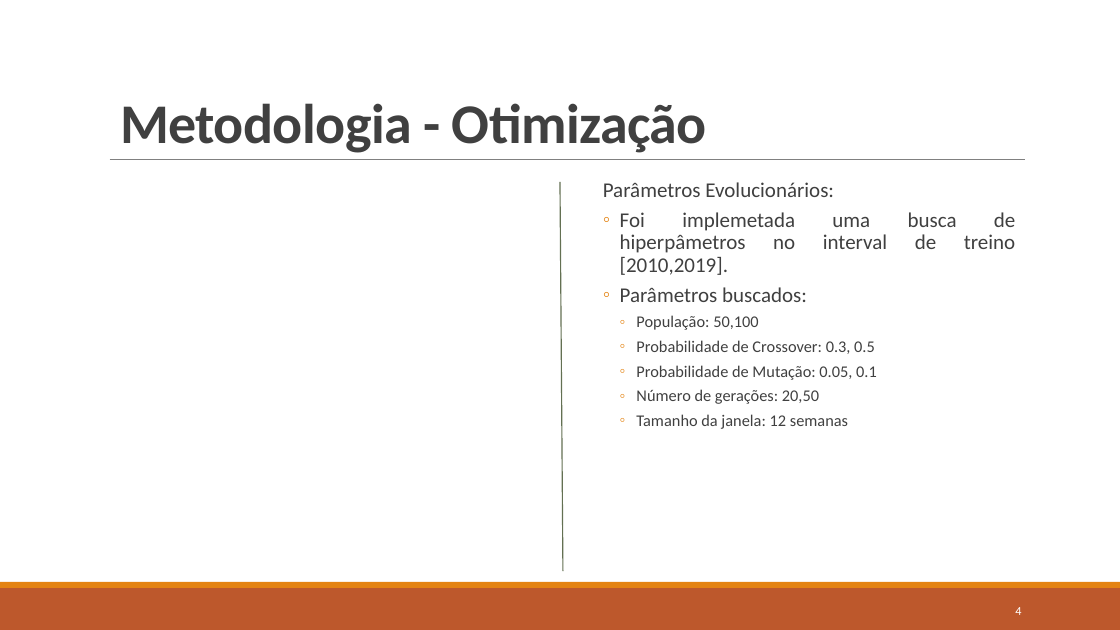
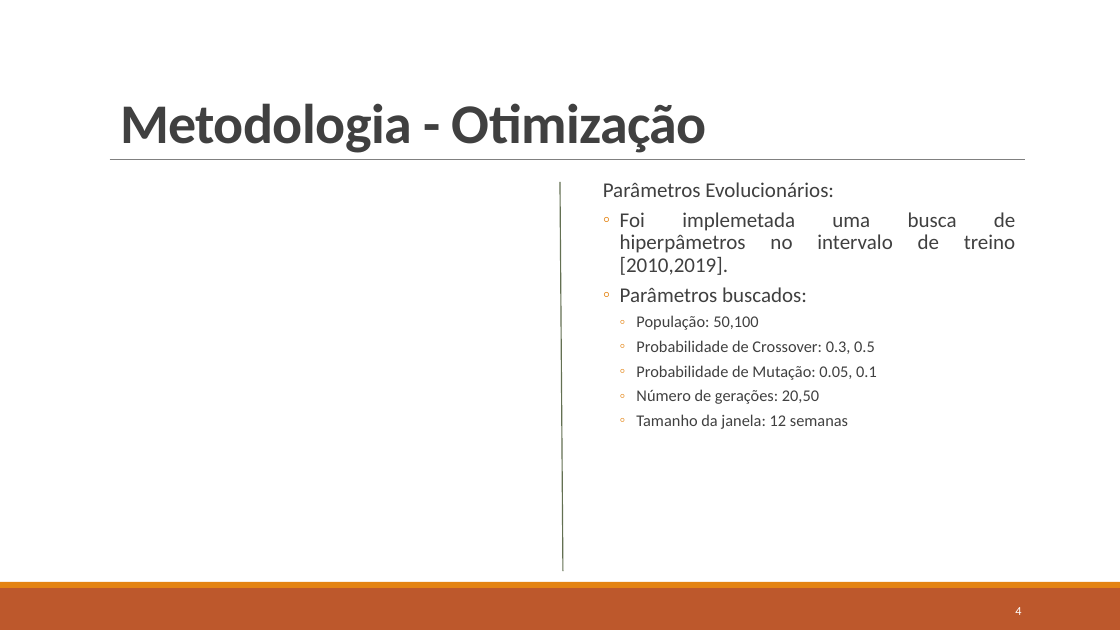
Before and after one commit to MathNog/Genetic-Algorithm-Project, a slide deck: slide 4 of presentation/Genetic Algorithm Portfolio Optimization with Stock Return Comparison.pptx. Drawn at 1120x630 pixels with LibreOffice and Linux fonts; fonts in the diff are those of the drawing; grey boxes stand for pictures. Boxes give left, top, right and bottom in pixels: in the first picture for what was removed or moved away, otherwise in the second. Text is boxed around its words. In the diff, an @@ line names an element or a change of style, - is before the commit and + after.

```diff
--- a/presentation/Genetic Algorithm Portfolio Optimization with Stock Return Comparison.pptx
+++ b/presentation/Genetic Algorithm Portfolio Optimization with Stock Return Comparison.pptx
@@ text at (x1=620, y1=212, x2=1015, y2=275): text changed @@
-  ◦ Foi implemetada uma busca de hiperpâmetros no interval de treino [2010,2019].
+  ◦ Foi implemetada uma busca de hiperpâmetros no intervalo de treino [2010,2019].
```
Also in this commit, not shown: 4 other slides changed, 17 other files.
